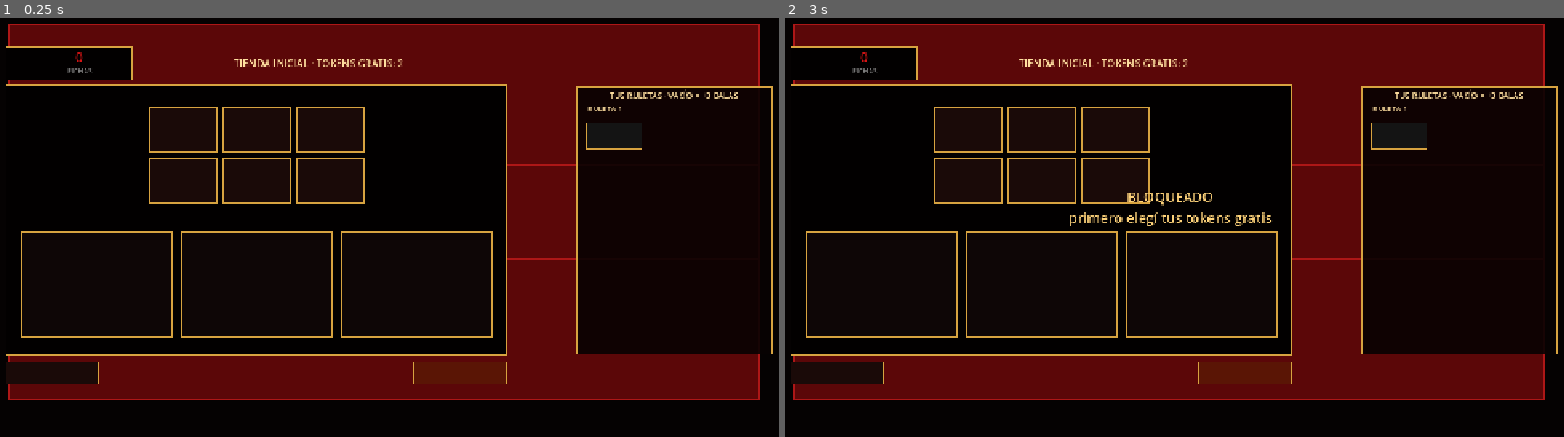
Above: before the commit, frames 1-2 (left to right).
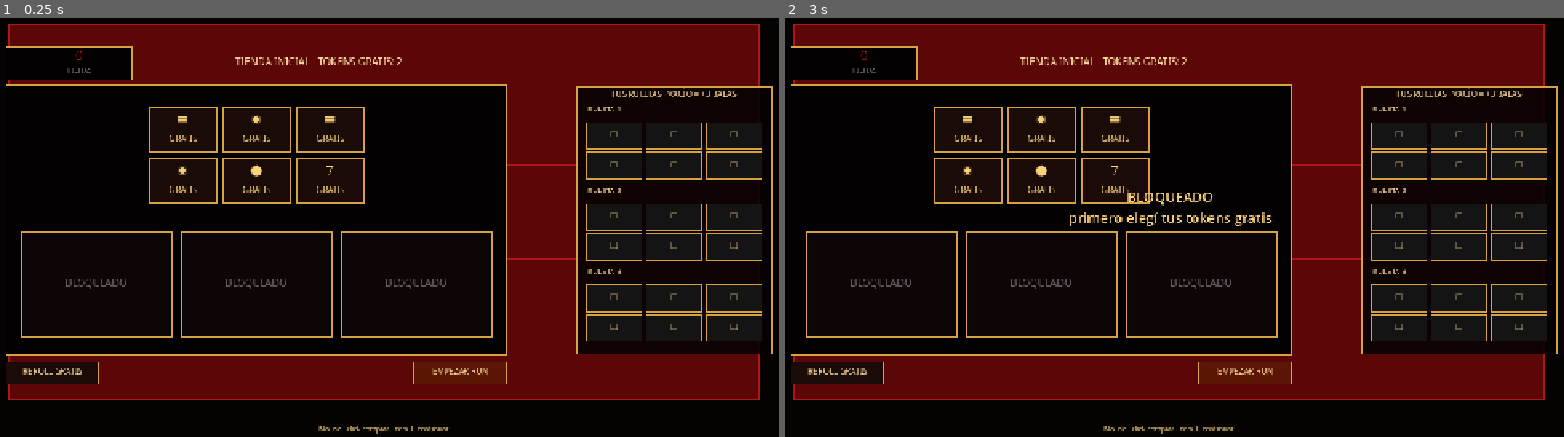
Above: after the commit, the same moments.

Repository: Spiral-Eye-Games/Gunbling-Hell-Max
Game: Godot game, scene res://scenes/main.tscn
Two runs of this game, one before a commit and one after it. Both use one fixed random seed, a clock stepped at 60 frames per second and the inputs below.
Inputs (mouse positions are in pixels of both pictures, inside the frame that each line leads up to):
- Up to frame 1 (0.25 s): no input
- Up to frame 2 (3 s): tap Enter at 0.5, 2 s; move the mouse to (1345, 189) at 0.52 s; hold D 0.53-1.28 s; hold F 0.53-1.28 s; click (1345, 189) at 0.67 s; tap Space at 0.77, 1.25, 1.52, 2.75 s; move the mouse to (1010, 235) at 1.27 s; hold S 1.28-2.03 s; tap Shift at 1.35 s; move the mouse to (1252, 114) at 2.02 s; hold D 2.03-2.78 s; tap Q at 2.1 s; move the mouse to (1127, 302) at 2.77 s; hold W from 2.78 s (still down); tap F at 2.85 s; click (1127, 302) at 2.92 s

The runs differ from the first frame. In frame 1, 2.4% of the frame differs, in the area x 2-98%, y 7-100%; in frame 2, 2.4%.
Error before the commit: Parse Error: Cannot infer the type of "y" variable because the value doesn't have a set type. (res://scripts/ui/token_icons.gd:32)

Commit message:
font fix

Diff:
--- a/project.godot
+++ b/project.godot
@@ -26,6 +26,7 @@
 GameColors="*res://scripts/autoload/game_colors.gd"
 Balance="*res://scripts/autoload/balance.gd"
 GameData="*res://scripts/autoload/game_data.gd"
+GameFonts="*res://scripts/autoload/game_fonts.gd"
 
 [display]
 
--- /dev/null
+++ b/scripts/autoload/game_fonts.gd
@@ -0,0 +1,12 @@
+extends Node
+
+var ui_font: Font
+
+
+func _ready() -> void:
+	var body := load("res://assets/fonts/NotoSans-Regular.ttf") as FontFile
+	var symbols := load("res://assets/fonts/NotoSansSymbols2-Regular.ttf") as FontFile
+	body.set_antialiasing(TextServer.FONT_ANTIALIASING_GRAY)
+	symbols.set_antialiasing(TextServer.FONT_ANTIALIASING_GRAY)
+	body.fallbacks = [symbols]
+	ui_font = body
--- a/scripts/ui/combat_hud.gd
+++ b/scripts/ui/combat_hud.gd
@@ -8,7 +8,7 @@
 	game = main
 	set_anchors_preset(Control.PRESET_FULL_RECT)
 	mouse_filter = Control.MOUSE_FILTER_IGNORE
-	_font = ThemeDB.fallback_font
+	_font = GameFonts.ui_font
 
 
 func _process(_delta: float) -> void:
@@ -59,11 +59,9 @@
 		var x := start_x + i * (slot_w + 8)
 		draw_rect(Rect2(x, slot_y, slot_w, 72), Color("#0a0404"))
 		draw_rect(Rect2(x, slot_y, slot_w, 72), GameColors.GOLD, false, 2.0)
+		var label: String = str(st.reel_results[i])
 		var slot_rect := Rect2(x, slot_y, slot_w, 72)
-		if st.reel_results[i] == "?":
-			UiDraw.draw_in_rect(self, _font, slot_rect, "?", 24, GameColors.TEXT_GOLD)
-		elif i < st.reel_result_keys.size():
-			TokenIcons.draw(self, st.reel_result_keys[i], slot_rect, GameColors.TEXT_GOLD)
+		UiDraw.draw_in_rect(self, _font, slot_rect, label, 24, GameColors.TEXT_GOLD)
 
 	UiDraw.draw_centered_on_screen(self, _font, size.x, size.y - 14, "WASD · Mouse · Click · Shift dash · Q ruletas", size.x, 11, GameColors.TEXT_GOLD)
 
--- a/scripts/ui/reels_ui.gd
+++ b/scripts/ui/reels_ui.gd
@@ -9,7 +9,7 @@
 	game = main
 	set_anchors_preset(Control.PRESET_FULL_RECT)
 	mouse_filter = Control.MOUSE_FILTER_IGNORE
-	_font = ThemeDB.fallback_font
+	_font = GameFonts.ui_font
 
 
 func _process(_delta: float) -> void:
@@ -55,10 +55,10 @@
 			var selected: bool = st.placing_token != null and st.place_reel_index == r and st.place_slot_index == s
 			draw_rect(sr, fill)
 			draw_rect(sr, Color.WHITE if (hover or selected) else GameColors.GOLD, false, 2.0)
+			var label: String = "□"
 			if token_key != null:
-				TokenIcons.draw(self, token_key, sr, GameColors.TEXT_PALE)
-			else:
-				TokenIcons.draw_empty(self, sr, GameColors.TEXT_PALE)
+				label = str(GameData.TOKENS[token_key].label)
+			UiDraw.draw_in_rect(self, _font, sr, label, 14, GameColors.TEXT_PALE)
 
 	if st.reel_hover_slot != null:
 		var reel: int = int(st.reel_hover_slot["reel"])
@@ -83,7 +83,7 @@
 	var name_rect := Rect2(x + 44, y + 10, tw - 56, 24)
 	var desc_rect := Rect2(x + 12, y + 38, tw - 24, 56)
 	var footer_rect := Rect2(x + 12, y + th - 26, tw - 24, 20)
-	TokenIcons.draw(self, token_key, icon_rect, GameColors.TEXT_GOLD)
+	UiDraw.draw_in_rect(self, _font, icon_rect, token.label, 18, GameColors.TEXT_GOLD)
 	UiDraw.draw_in_rect(self, _font, name_rect, token.name, 14, GameColors.TEXT_PALE, HORIZONTAL_ALIGNMENT_LEFT)
 	UiDraw.draw_in_rect(self, _font, desc_rect, token.shop_description, 11, Color("#c8b890"), HORIZONTAL_ALIGNMENT_LEFT)
 	UiDraw.draw_in_rect(self, _font, footer_rect, token.short, 12, GameColors.TEXT_GOLD, HORIZONTAL_ALIGNMENT_RIGHT)
--- a/scripts/ui/shop_ui.gd
+++ b/scripts/ui/shop_ui.gd
@@ -8,7 +8,7 @@
 	game = main
 	set_anchors_preset(Control.PRESET_FULL_RECT)
 	mouse_filter = Control.MOUSE_FILTER_IGNORE
-	_font = ThemeDB.fallback_font
+	_font = GameFonts.ui_font
 
 
 func _process(_delta: float) -> void:
@@ -61,9 +61,10 @@
 	for i in st.token_offers.size():
 		var offer: Dictionary = st.token_offers[i]
 		var r := ShopLayout.token_tile_rect(i)
+		var token: Dictionary = GameData.TOKENS[offer.key]
 		var icon_rect := Rect2(r.position.x, r.position.y + 4, r.size.x, r.size.y * 0.52)
 		var price_rect := Rect2(r.position.x, r.position.y + r.size.y * 0.52, r.size.x, r.size.y * 0.44)
-		TokenIcons.draw(self, offer.key, icon_rect, GameColors.TEXT_GOLD)
+		UiDraw.draw_in_rect(self, _font, icon_rect, token.label, 22, GameColors.TEXT_GOLD)
 		var price := "GRATIS" if st.phase == "initialShop" else str(offer.cost)
 		UiDraw.draw_in_rect(self, _font, price_rect, price, 13, GameColors.TEXT_GOLD)
 
@@ -116,7 +117,7 @@
 	var name_rect := Rect2(x + 44, y + 10, tw - 56, 24)
 	var desc_rect := Rect2(x + 12, y + 38, tw - 24, 56)
 	var footer_rect := Rect2(x + 12, y + th - 26, tw - 24, 20)
-	TokenIcons.draw(self, offer.key, icon_rect, GameColors.TEXT_GOLD)
+	UiDraw.draw_in_rect(self, _font, icon_rect, token.label, 18, GameColors.TEXT_GOLD)
 	UiDraw.draw_in_rect(self, _font, name_rect, offer.name, 14, GameColors.TEXT_PALE, HORIZONTAL_ALIGNMENT_LEFT)
 	UiDraw.draw_in_rect(self, _font, desc_rect, offer.description, 11, Color("#c8b890"), HORIZONTAL_ALIGNMENT_LEFT)
 	var footer := "GRATIS" if game.state.phase == "initialShop" else "%d fichas" % offer.cost
--- a/scripts/ui/token_icons.gd
+++ /dev/null
@@ -1,56 +0,0 @@
-class_name TokenIcons
-extends RefCounted
-
-static func draw(canvas: CanvasItem, token_key: Variant, rect: Rect2, color: Color) -> void:
-	if token_key == null:
-		draw_empty(canvas, rect, color)
-		return
-	match str(token_key):
-		"shotgun":
-			_draw_shotgun(canvas, rect, color)
-		"machine":
-			_draw_machine(canvas, rect, color)
-		"missile":
-			_draw_missile(canvas, rect, color)
-		"laser":
-			_draw_laser(canvas, rect, color)
-		_:
-			draw_empty(canvas, rect, color)
-
-
-static func draw_empty(canvas: CanvasItem, rect: Rect2, color: Color) -> void:
-	var c := rect.get_center()
-	var half := minf(rect.size.x, rect.size.y) * 0.22
-	canvas.draw_rect(Rect2(c.x - half, c.y - half, half * 2, half * 2), color, false, 2.0)
-
-
-static func _draw_shotgun(canvas: CanvasItem, rect: Rect2, color: Color) -> void:
-	var c := rect.get_center()
-	var half_w := minf(rect.size.x, rect.size.y) * 0.28
-	var gap := minf(rect.size.x, rect.size.y) * 0.14
-	for i in [-1, 0, 1]:
-		var y := c.y + i * gap
-		canvas.draw_line(Vector2(c.x - half_w, y), Vector2(c.x + half_w, y), color, 3.0)
-
-
-static func _draw_machine(canvas: CanvasItem, rect: Rect2, color: Color) -> void:
-	var c := rect.get_center()
-	var r := minf(rect.size.x, rect.size.y) * 0.18
-	canvas.draw_circle(c, r, color)
-
-
-static func _draw_missile(canvas: CanvasItem, rect: Rect2, color: Color) -> void:
-	var c := rect.get_center()
-	var r := minf(rect.size.x, rect.size.y) * 0.28
-	for i in 4:
-		var angle := float(i) * TAU / 4.0 + PI / 4.0
-		var tip := c + Vector2(cos(angle), sin(angle)) * r
-		canvas.draw_line(c, tip, color, 3.0)
-
-
-static func _draw_laser(canvas: CanvasItem, rect: Rect2, color: Color) -> void:
-	var c := rect.get_center()
-	var w := minf(rect.size.x, rect.size.y) * 0.26
-	var top := c.y - w * 0.55
-	canvas.draw_line(Vector2(c.x - w, top), Vector2(c.x + w, top), color, 3.0)
-	canvas.draw_line(Vector2(c.x + w, top), Vector2(c.x - w * 0.15, c.y + w * 0.65), color, 3.0)
Binary file added: assets/fonts/NotoSans-Regular.ttf
Binary file added: assets/fonts/NotoSansSymbols2-Regular.ttf
Not shown, added: assets/fonts/OFL.txt
